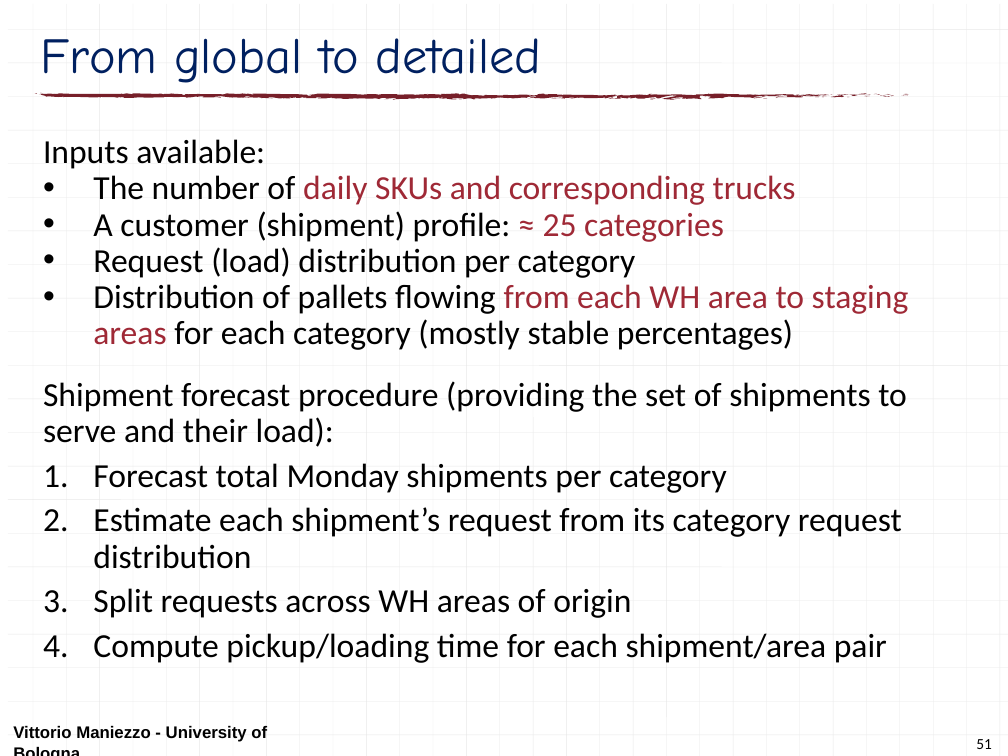
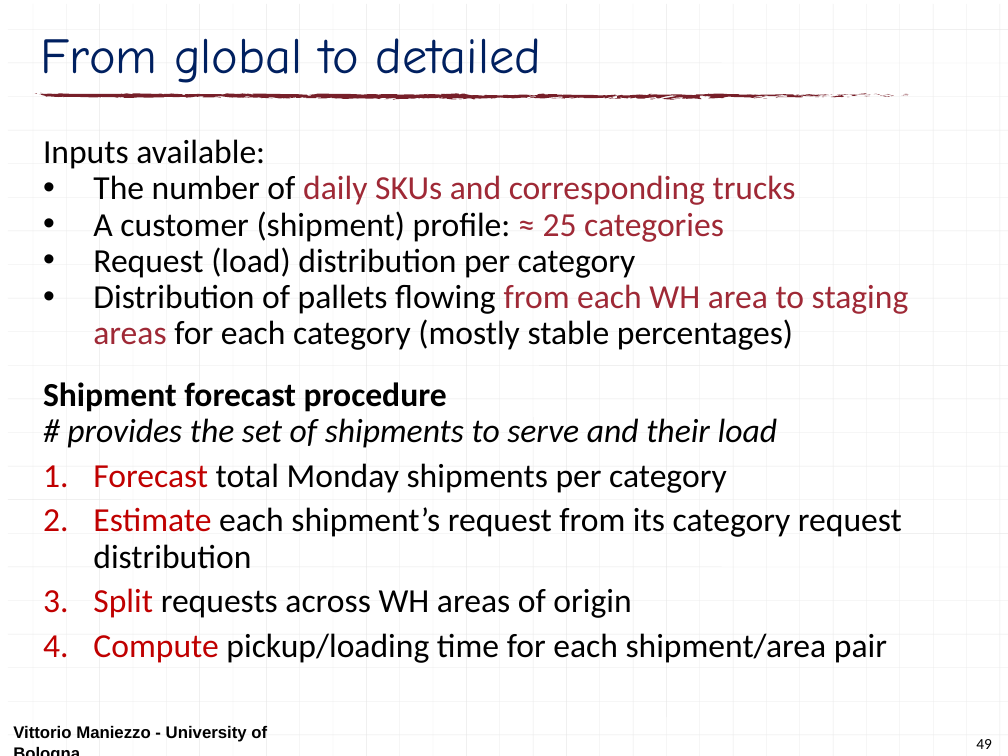
Before and after one commit to maniezzo/GDOforecast, a slide deck: slide 49 of doc/Schedulingseminar/schedulingSeminarXdock.pptx (slide 51 before the commit). Drawn at 1008x756 pixels with LibreOffice and Linux fonts; fonts in the diff are those of the drawing. Boxes give left, top, right and bottom in pixels: in the first picture for what was removed or moved away, otherwise in the second. Text is boxed around its words. In the diff, an @@ line names an element or a change of style, - is before the commit and + after.

```diff
--- a/doc/Schedulingseminar/schedulingSeminarXdock.pptx
+++ b/doc/Schedulingseminar/schedulingSeminarXdock.pptx
@@ text at (43,382,777,448): text changed; italic on @@
-Shipment forecast procedure (providing the set of shipments to serve and their load):
+Shipment forecast procedure
+# provides the set of shipments to serve and their load
@@ text at (93,463,902,663): text colour #000000 to #C00000 in "Forecast", "Estimate", "Split", "Compute" @@
@@ page number at (976,739,992,749): text changed @@
-51
+49
```
Also in this commit, not shown: 14 other slides changed, 2 slides removed, 1 other file.
